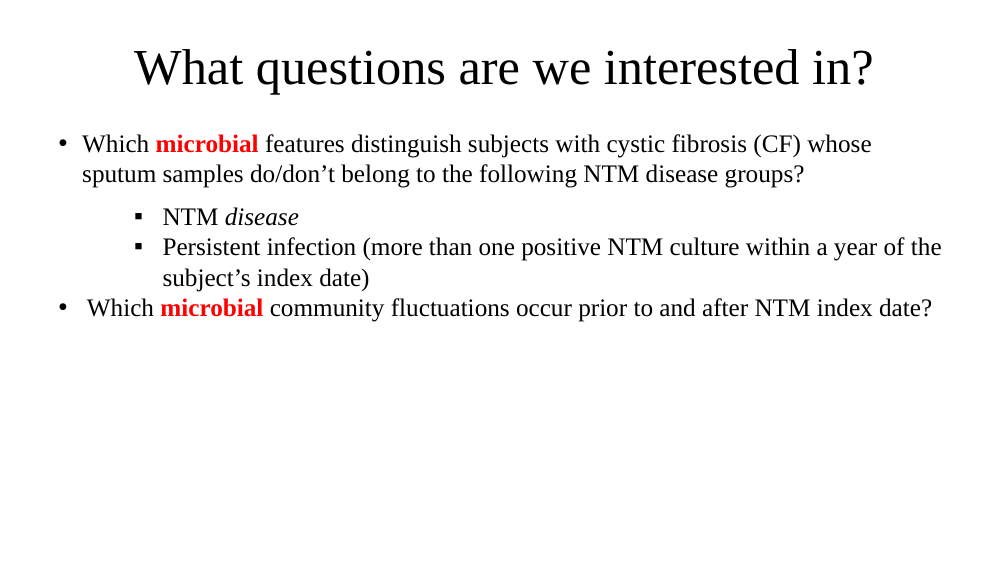
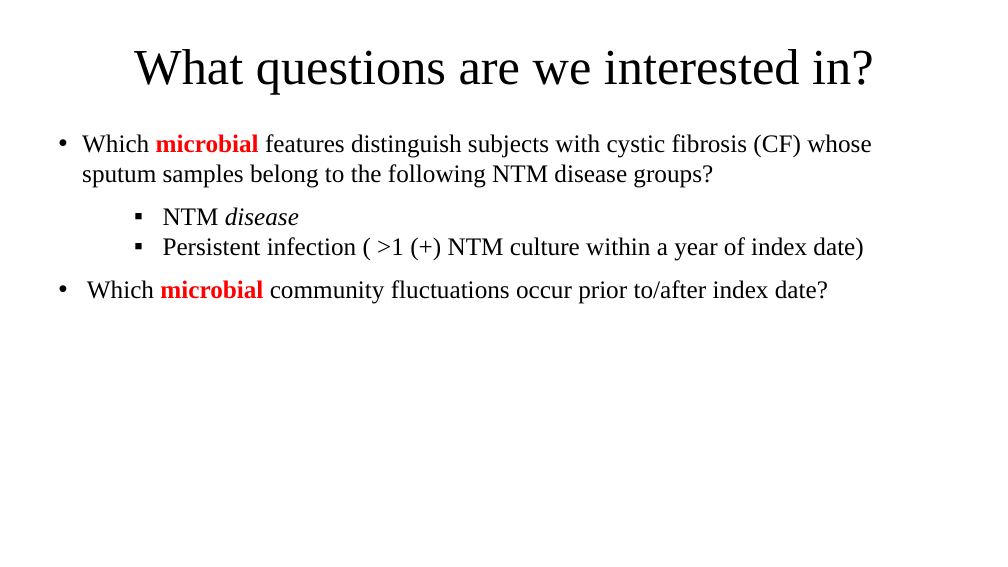
Before and after one commit to um-cf-microbiome/ml4cf, a slide deck: slide 2 of figures/src_files/NTM_Update_3_12_18.pptx. Drawn at 1008x567 pixels with LibreOffice and Linux fonts; fonts in the diff are those of the drawing. Boxes give left, top, right and bottom in pixels: in the first picture for what was removed or moved away, otherwise in the second. Text is boxed around its words. In the diff, an @@ line names an element or a change of style, - is before the commit and + after.

```diff
--- a/figures/src_files/NTM_Update_3_12_18.pptx
+++ b/figures/src_files/NTM_Update_3_12_18.pptx
@@ text at (82, 134, 871, 188): text changed @@
-• Which microbial features distinguish subjects with cystic fibrosis (CF) whose sputum samples do/don’t belong to the following NTM disease groups?
+• Which microbial features distinguish subjects with cystic fibrosis (CF) whose sputum samples belong to the following NTM disease groups?
@@ text at (87, 237, 863, 304): text changed @@
-    ▪ Persistent infection (more than one positive NTM culture within a year of the subject’s index date)
-    • Which microbial community fluctuations occur prior to and after NTM index date?
+    ▪ Persistent infection ( >1 (+) NTM culture within a year of index date)
+    • Which microbial community fluctuations occur prior to/after index date?
```
Also in this commit, not shown: 5 other slides changed, 1 slide removed, 15 other files.
